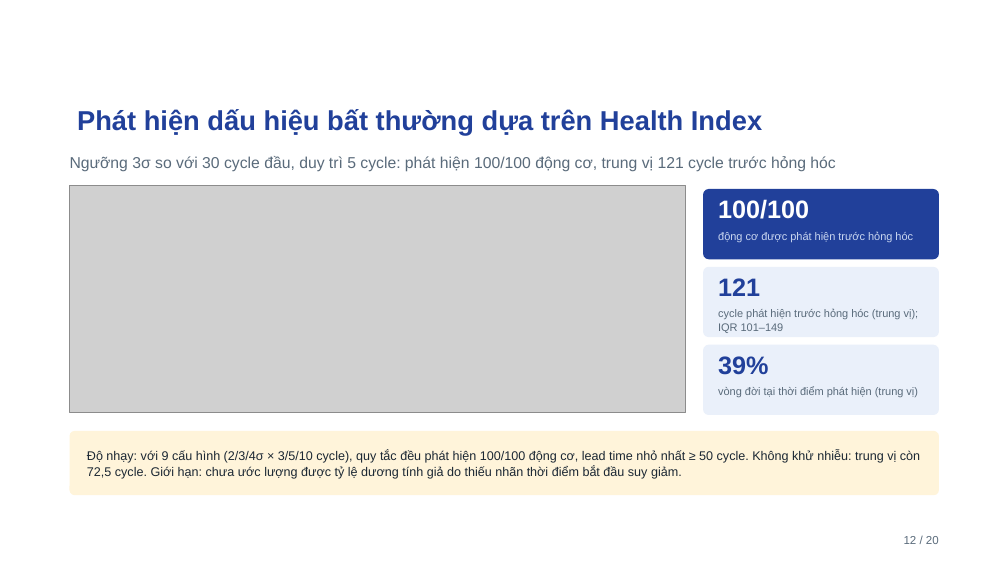
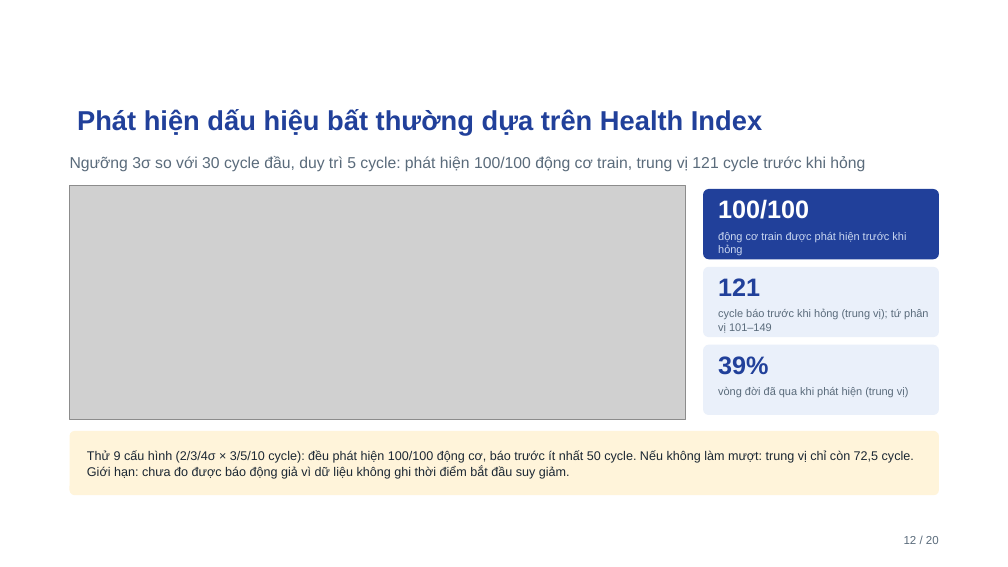
Before and after one commit to ti014/tinasa-cmapss-rul-prediction, a slide deck: slide 12 of slides/cmapss_fd001_presentation.pptx. Drawn at 1008x567 pixels with LibreOffice and Linux fonts; fonts in the diff are those of the drawing; grey boxes stand for pictures; background and template pictures are left out. Boxes give left, top, right and bottom in pixels: in the first picture for what was removed or moved away, otherwise in the second. Text is boxed around its words. In the diff, an @@ line names an element or a change of style, - is before the commit and + after.

```diff
--- a/slides/cmapss_fd001_presentation.pptx
+++ b/slides/cmapss_fd001_presentation.pptx
@@ text at bbox=[70, 156, 865, 172]: text changed @@
-Ngưỡng 3σ so với 30 cycle đầu, duy trì 5 cycle: phát hiện 100/100 động cơ, trung vị 121 cycle trước hỏng hóc
+Ngưỡng 3σ so với 30 cycle đầu, duy trì 5 cycle: phát hiện 100/100 động cơ train, trung vị 121 cycle trước khi hỏng
@@ picture: place and size @@
-picture at bbox=[70, 185, 686, 413]
+picture at bbox=[70, 185, 686, 420]
@@ text at bbox=[718, 232, 906, 255]: text changed @@
-động cơ được phát hiện trước hỏng hóc
+động cơ train được phát hiện trước khi hỏng
@@ text at bbox=[718, 309, 928, 333]: text changed @@
-cycle phát hiện trước hỏng hóc (trung vị); IQR 101–149
+cycle báo trước khi hỏng (trung vị); tứ phân vị 101–149
@@ text at bbox=[718, 387, 909, 397]: text changed @@
-vòng đời tại thời điểm phát hiện (trung vị)
+vòng đời đã qua khi phát hiện (trung vị)
@@ text at bbox=[87, 451, 914, 479]: text changed @@
-Độ nhạy: với 9 cấu hình (2/3/4σ × 3/5/10 cycle), quy tắc đều phát hiện 100/100 động cơ, lead time nhỏ nhất ≥ 50 cycle. Không khử nhiễu: trung vị còn 72,5 cycle. Giới hạn: chưa ước lượng được tỷ lệ dương tính giả do thiếu nhãn thời điểm bắt đầu suy giảm.
+Thử 9 cấu hình (2/3/4σ × 3/5/10 cycle): đều phát hiện 100/100 động cơ, báo trước ít nhất 50 cycle. Nếu không làm mượt: trung vị chỉ còn 72,5 cycle.
+Giới hạn: chưa đo được báo động giả vì dữ liệu không ghi thời điểm bắt đầu suy giảm.
```
Also in this commit, not shown: 18 other slides changed, 32 other files.
